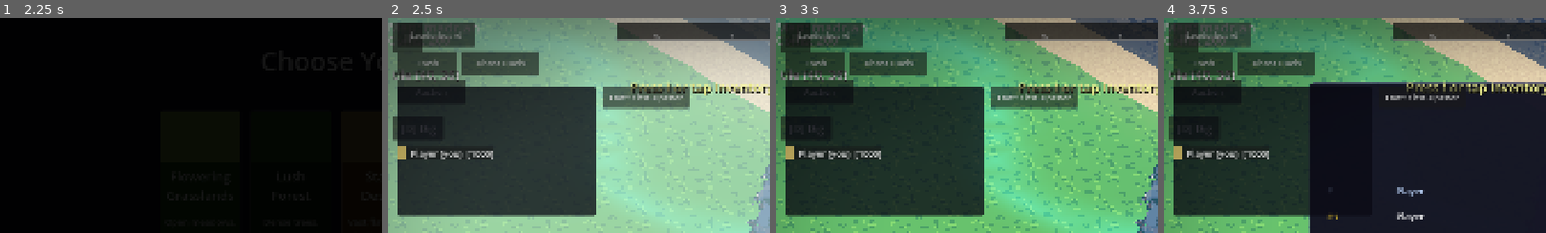
Above: before the commit, frames 1-4 (left to right).
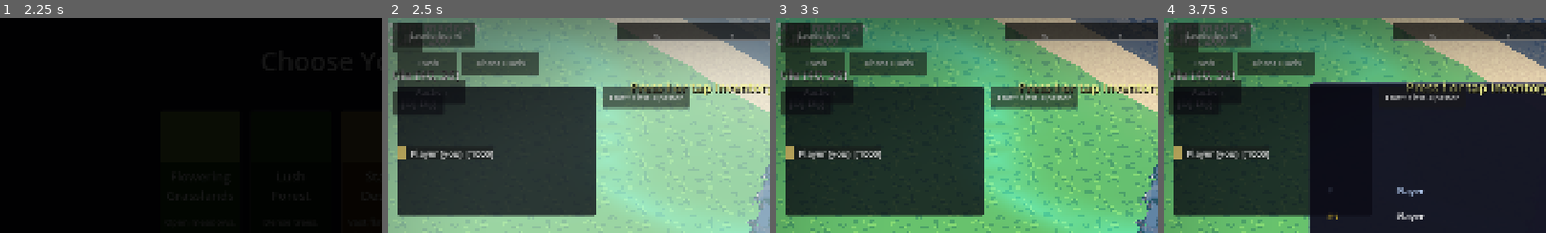
Above: after the commit, the same moments.

Repository: ChrisPauly97/pear-pudding-godot
Game: Godot game, scene res://scenes/ui/MenuScene.tscn
The game is run twice, just before and just after one commit, with the same random seed, the same clock (stepped at 60 frames per second) and the same inputs. Sound files missing from this copy of the repository are replaced by a short silence.
Inputs (mouse positions are % of the whole screen's width and height, from its top left):
- Up to frame 1 (2.25 s): click "New Game" at 0.5 s; click "New Game" at 1.25 s; click "Venture Here" at 2 s
- Up to frame 2 (2.5 s): no input
- Up to frame 3 (3 s): click (16, 96) at 2.77 s; type "12" at 2.85 s
- Up to frame 4 (3.75 s): click "II" at 3.5 s
The pictures show only the part of the screen within x 0-50%, y 0-50%; the shares and areas given below are measured in that part.

Frame 1 is identical in both runs. In frame 2, 0.3% of the frame differs, in the area x 1-3%, y 34-58%; in frame 3, 0.3%; in frame 4, 0.3%.

Commit message:
TID-394: HUD zone framework + action registry in WorldHUD
Adds a zone/Container-backed action registry (register_action/unregister_action/
refresh_visibility/set_action_visible) to WorldHUD.gd so HUD buttons stack
inside real Containers instead of each feature hand-picking a raw Vector2 —
overlap within a zone becomes structurally impossible. Migrates WorldHUD's own
5 buttons (Pause, Menu/Bag, Mount, Ghost Phase, Skeleton Dig) onto it as proof.
Also fixes is_touch_on_hud_button(), which only scanned direct _hud children
and would have silently stopped seeing buttons once they moved into zones.

First task of GID-107; TID-395/396/397 migrate WorldScene's other ~24 HUD
buttons onto these zones.

Diff:
--- a/scenes/world/WorldHUD.gd
+++ b/scenes/world/WorldHUD.gd
@@ -14,6 +14,21 @@
 var _is_infinite: bool
 var _map_name: String
 var _interact_label: Label  # the @onready tscn node passed in from WorldScene
+var _vh: float = 0.0
+var _vw: float = 0.0
+
+# ── HUD Action Registry (GID-107) ───────────────────────────────────────────
+# Zones are real Container nodes that auto-stack their (visible) children, so
+# two actions registered into the same zone cannot overlap by construction.
+# See docs/agent/ui-and-scene-management.md "HUD Action Registry" section.
+const ZONE_SYSTEM  := "system"    # top-left: pause / system-level controls
+const ZONE_NAV     := "nav"       # top-right, under the minimap: Menu/Bag, Mount, Party
+const ZONE_ABILITY := "ability"   # left column: cantrip abilities
+const ZONE_CONTEXT := "context"   # bottom-center: one proximity-gated action at a time
+const ZONE_SOCIAL  := "social"    # bottom-right: Chat / Emote / Ping cluster
+
+var _zones: Dictionary = {}    # zone id (String) -> Container
+var _actions: Dictionary = {}  # action id (String) -> {button, callback, visible_when}
 
 # HUD nodes owned here
 var _dialogue_label: Label
@@ -49,10 +64,13 @@
 	var vp: Vector2 = hud.get_viewport().get_visible_rect().size
 	var vh: float = vp.y
 	var vw: float = vp.x
+	_vh = vh
+	_vw = vw
 	var font_size: int = int(vh * 0.03)
 	var btn_w: float = vh * 0.14
 	var btn_h: float = vh * 0.07
 
+	_init_zones(vh, vw, btn_w, btn_h)
 	_create_nav_buttons(vh, vw, font_size, btn_w, btn_h)
 	_create_cantrip_buttons(vh, font_size)
 	_create_dialogue_label(vp, font_size)
@@ -78,75 +96,143 @@
 	GameBus.bounty_completed.connect(func(_id): refresh_bounty_tracker())
 	GameBus.inventory_changed.connect(refresh_action_cluster)
 
-func _create_nav_buttons(vh: float, vw: float, font_size: int,
+func _create_nav_buttons(vh: float, _vw_unused: float, font_size: int,
 		btn_w: float, btn_h: float) -> void:
 	# Single system/pause control replaces the Menu + II pair.
-	var pause_btn := Button.new()
-	pause_btn.text = "II"
-	pause_btn.custom_minimum_size = Vector2(btn_h, btn_h)
-	pause_btn.position = Vector2(vh * 0.01, vh * 0.01)
+	var pause_btn := register_action("pause", "II", ZONE_SYSTEM,
+		func() -> void: _world_scene.call("_open_pause"),
+		Callable(), Vector2(btn_h, btn_h))
 	pause_btn.add_theme_font_size_override("font_size", font_size)
-	pause_btn.pressed.connect(func() -> void: _world_scene.call("_open_pause"))
-	_hud.add_child(pause_btn)
 
 	# Single Menu/Bag entry replaces the four-button right column.
-	var minimap_bottom: float = vh * 0.01 + vh * 0.20 + vh * 0.01
-	var btn_x: float = vw - btn_w * 1.3 - vh * 0.01
-
-	var hub_btn := Button.new()
-	hub_btn.text = "Menu"
-	hub_btn.custom_minimum_size = Vector2(btn_w * 1.3, btn_h)
-	hub_btn.position = Vector2(btn_x, minimap_bottom)
+	var hub_btn := register_action("menu_hub", "Menu", ZONE_NAV,
+		func() -> void: SceneManager.open_menu_hub("deck"),
+		Callable(), Vector2(btn_w * 1.3, btn_h))
 	hub_btn.add_theme_font_size_override("font_size", font_size)
-	hub_btn.pressed.connect(func() -> void: SceneManager.open_menu_hub("deck"))
-	_hud.add_child(hub_btn)
-
-	_mount_btn = Button.new()
-	_mount_btn.text = "Mount"
-	_mount_btn.custom_minimum_size = Vector2(btn_w * 1.3, btn_h)
-	_mount_btn.position = Vector2(btn_x, minimap_bottom + btn_h + vh * 0.005)
+
+	_mount_btn = register_action("mount", "Mount", ZONE_NAV,
+		func() -> void: _world_scene.call("_toggle_mount"),
+		Callable(), Vector2(btn_w * 1.3, btn_h))
 	_mount_btn.add_theme_font_size_override("font_size", font_size)
 	_mount_btn.flat = true
-	_mount_btn.pressed.connect(func() -> void: _world_scene.call("_toggle_mount"))
 	_mount_btn.hide()
-	_hud.add_child(_mount_btn)
 
 func _create_cantrip_buttons(vh: float, _font_size: int) -> void:
 	var cantrip_btn_w: float = vh * 0.12
 	var cantrip_btn_h: float = vh * 0.055
-	var cantrip_x: float = vh * 0.01
-	var cantrip_y: float = vh * 0.17
 
 	var sm := SceneManager.save_manager
 	var deck_ids: Array[String] = sm.get_deck_template_ids() if sm != null else []
 
-	_ghost_btn = Button.new()
-	_ghost_btn.text = "[G] Phase"
-	_ghost_btn.custom_minimum_size = Vector2(cantrip_btn_w, cantrip_btn_h)
+	_ghost_btn = register_action("cantrip_ghost_phase", "[G] Phase", ZONE_ABILITY,
+		func() -> void: _world_scene.call("_activate_ghost_phase"),
+		func() -> bool: return CantripManager.is_available("ghost_phase", _current_deck_ids()),
+		Vector2(cantrip_btn_w, cantrip_btn_h))
 	_ghost_btn.add_theme_font_size_override("font_size", int(vh * 0.025))
-	_ghost_btn.position = Vector2(cantrip_x, cantrip_y)
-	_ghost_btn.pressed.connect(func() -> void: _world_scene.call("_activate_ghost_phase"))
+
+	_dig_btn = register_action("cantrip_skeleton_dig", "[D] Dig", ZONE_ABILITY,
+		func() -> void: _world_scene.call("_activate_skeleton_dig"),
+		func() -> bool: return CantripManager.is_available("skeleton_dig", _current_deck_ids()),
+		Vector2(cantrip_btn_w, cantrip_btn_h))
+	_dig_btn.add_theme_font_size_override("font_size", int(vh * 0.025))
+	# visible_when above is only re-evaluated on demand (refresh_action_cluster); set the
+	# initial state explicitly since deck_ids was already computed here.
 	_ghost_btn.visible = CantripManager.is_available("ghost_phase", deck_ids)
-	_hud.add_child(_ghost_btn)
-
-	_dig_btn = Button.new()
-	_dig_btn.text = "[D] Dig"
-	_dig_btn.custom_minimum_size = Vector2(cantrip_btn_w, cantrip_btn_h)
-	_dig_btn.add_theme_font_size_override("font_size", int(vh * 0.025))
-	_dig_btn.position = Vector2(cantrip_x, cantrip_y + cantrip_btn_h + vh * 0.005)
-	_dig_btn.pressed.connect(func() -> void: _world_scene.call("_activate_skeleton_dig"))
 	_dig_btn.visible = CantripManager.is_available("skeleton_dig", deck_ids)
-	_hud.add_child(_dig_btn)
+
+func _current_deck_ids() -> Array[String]:
+	var sm := SceneManager.save_manager
+	return sm.get_deck_template_ids() if sm != null else []
 
 func refresh_action_cluster() -> void:
-	var sm := SceneManager.save_manager
-	if sm == null:
-		return
-	var deck_ids: Array[String] = sm.get_deck_template_ids()
-	if _ghost_btn != null:
-		_ghost_btn.visible = CantripManager.is_available("ghost_phase", deck_ids)
-	if _dig_btn != null:
-		_dig_btn.visible = CantripManager.is_available("skeleton_dig", deck_ids)
+	refresh_visibility("cantrip_ghost_phase")
+	refresh_visibility("cantrip_skeleton_dig")
+
+# ── HUD Action Registry (GID-107) ───────────────────────────────────────────
+
+func _init_zones(vh: float, vw: float, btn_w: float, btn_h: float) -> void:
+	var minimap_bottom: float = vh * 0.01 + vh * 0.20 + vh * 0.01
+	var nav_x: float = vw - btn_w * 1.3 - vh * 0.01
+	_add_zone(ZONE_SYSTEM, Vector2(vh * 0.01, vh * 0.01), false, vh * 0.01)
+	_add_zone(ZONE_NAV, Vector2(nav_x, minimap_bottom), false, vh * 0.005)
+	_add_zone(ZONE_ABILITY, Vector2(vh * 0.01, vh * 0.17), false, vh * 0.005)
+	_add_zone(ZONE_CONTEXT, Vector2(vw * 0.5 - vh * 0.17, vh * 0.80), false, vh * 0.005)
+	_add_zone(ZONE_SOCIAL, Vector2(vw - vh * 0.32, vh * 0.87), true, vh * 0.01)
+
+func _add_zone(zone_id: String, pos: Vector2, horizontal: bool, sep: float) -> void:
+	var box: Container = HBoxContainer.new() if horizontal else VBoxContainer.new()
+	box.name = "Zone_" + zone_id
+	box.position = pos
+	box.add_theme_constant_override("separation", int(sep))
+	_hud.add_child(box)
+	_zones[zone_id] = box
+
+## Creates (or returns, idempotently) a Button parented into `zone`'s container.
+## `min_size`, if non-zero, overrides the zone's default button size.
+func register_action(id: String, label: String, zone: String, callback: Callable,
+		visible_when: Callable = Callable(), min_size: Vector2 = Vector2.ZERO) -> Button:
+	var entry: Dictionary = _actions.get(id, {})
+	var btn: Button = entry.get("button") as Button
+	if btn == null or not is_instance_valid(btn):
+		btn = Button.new()
+		var zone_box: Container = _zones.get(zone) as Container
+		if zone_box != null:
+			zone_box.add_child(btn)
+		else:
+			_hud.add_child(btn)
+	else:
+		var old_callback: Callable = entry.get("callback", Callable())
+		if old_callback.is_valid() and btn.pressed.is_connected(old_callback):
+			btn.pressed.disconnect(old_callback)
+		var zone_box: Container = _zones.get(zone) as Container
+		if zone_box != null and btn.get_parent() != zone_box:
+			btn.get_parent().remove_child(btn)
+			zone_box.add_child(btn)
+	btn.text = label
+	if min_size != Vector2.ZERO:
+		btn.custom_minimum_size = min_size
+	elif btn.custom_minimum_size == Vector2.ZERO:
+		btn.custom_minimum_size = Vector2(_vh * 0.14, _vh * 0.06)
+	btn.pressed.connect(callback)
+	_actions[id] = {"button": btn, "callback": callback, "visible_when": visible_when}
+	if visible_when.is_valid():
+		btn.visible = bool(visible_when.call())
+	return btn
+
+func unregister_action(id: String) -> void:
+	var entry: Dictionary = _actions.get(id, {})
+	var btn: Button = entry.get("button") as Button
+	if btn != null and is_instance_valid(btn):
+		btn.queue_free()
+	_actions.erase(id)
+
+## Re-evaluates one action's `visible_when` (or every registered action's, if `id`
+## is omitted). No-op for actions registered without a `visible_when` Callable.
+func refresh_visibility(id: String = "") -> void:
+	var ids: Array = [id] if id != "" else _actions.keys()
+	for aid in ids:
+		var entry: Dictionary = _actions.get(aid, {})
+		var vw_check: Callable = entry.get("visible_when", Callable())
+		if not vw_check.is_valid():
+			continue
+		var btn: Button = entry.get("button") as Button
+		if btn != null and is_instance_valid(btn):
+			btn.visible = bool(vw_check.call())
+
+## Direct visibility setter for callers that already computed the boolean
+## themselves (e.g. per-frame proximity checks).
+func set_action_visible(id: String, v: bool) -> void:
+	var entry: Dictionary = _actions.get(id, {})
+	var btn: Button = entry.get("button") as Button
+	if btn != null and is_instance_valid(btn):
+		btn.visible = v
+
+func get_action_button(id: String) -> Button:
+	var entry: Dictionary = _actions.get(id, {})
+	return entry.get("button") as Button
+
+func get_zone_container(zone: String) -> Container:
+	return _zones.get(zone) as Container
 
 func _create_dialogue_label(vp: Vector2, font_size: int) -> void:
 	_dialogue_label = Label.new()
@@ -320,12 +406,23 @@
 
 # Returns true if pos (screen coordinates) lands on any visible HUD button.
 # Used by WorldScene to prevent tap-to-move from firing through HUD controls.
+# Recurses into zone Containers (GID-107) since registered buttons live one
+# level deeper than direct _hud children.
 func is_touch_on_hud_button(pos: Vector2) -> bool:
 	if _hud == null:
 		return false
 	for child in _hud.get_children():
-		if child is Button and (child as Button).visible:
-			if (child as Button).get_global_rect().has_point(pos):
+		if _hits_button(child, pos):
+			return true
+	return false
+
+func _hits_button(node: Node, pos: Vector2) -> bool:
+	if node is Button and (node as Button).visible:
+		if (node as Button).get_global_rect().has_point(pos):
+			return true
+	if node is Container:
+		for c in node.get_children():
+			if _hits_button(c, pos):
 				return true
 	return false
 
Not shown, changed: tasks/goals/GID-107--hud-action-registry/TID-394--hud-zone-framework.md
Not shown, changed: tasks/goals/GID-107--hud-action-registry/goal.md
Not shown, changed: tasks/index.md
